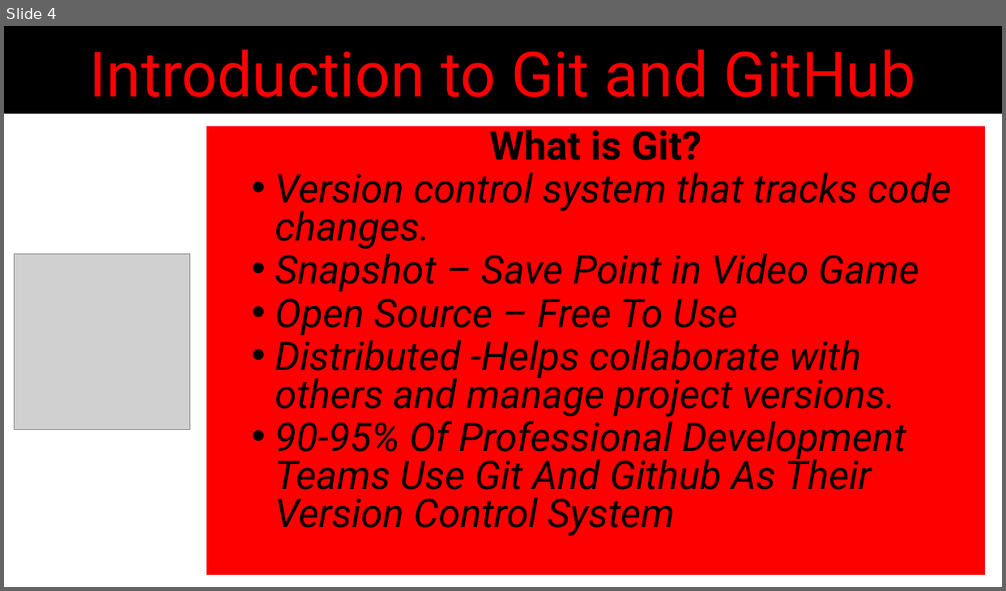
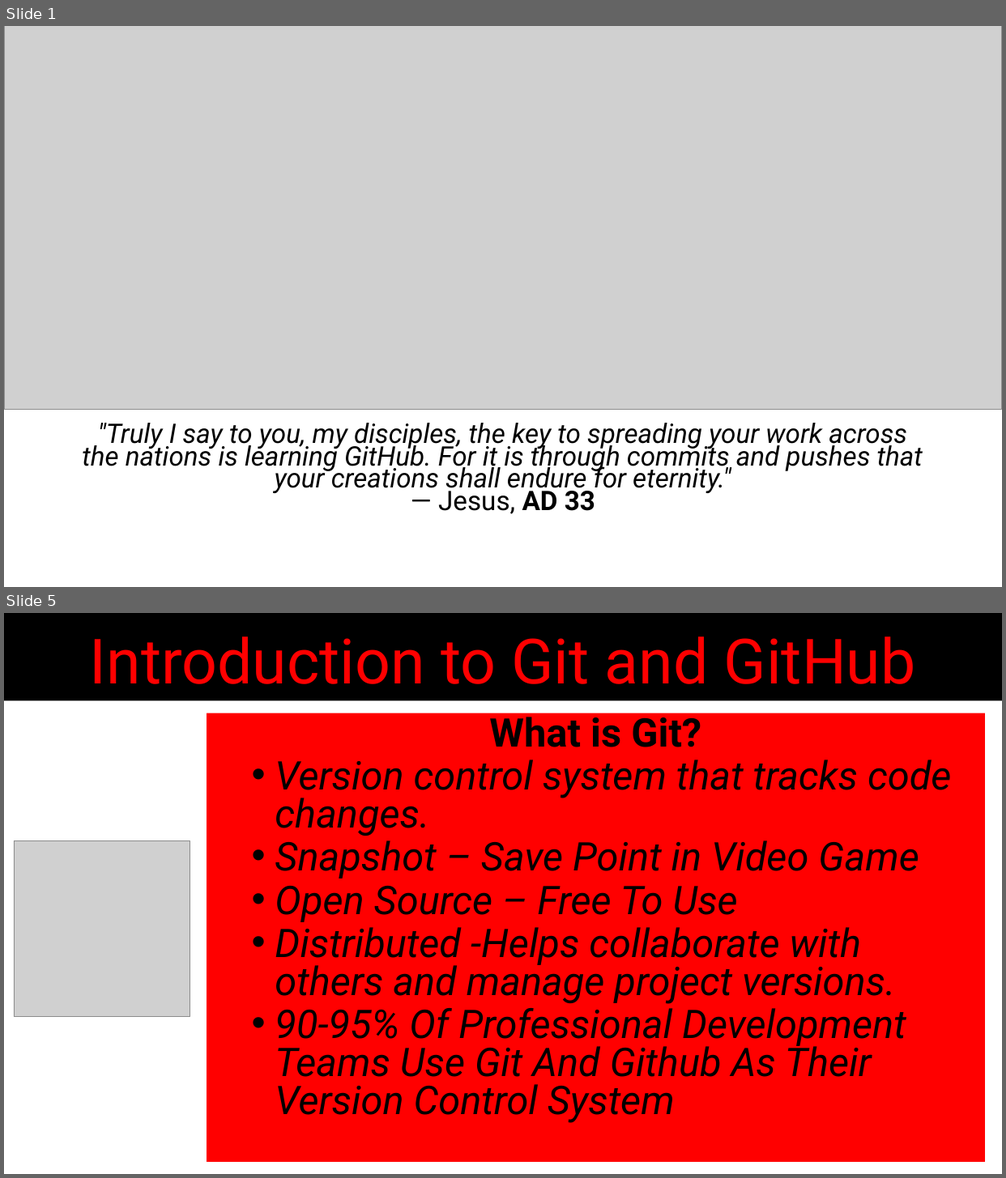
Before and after one commit to JoelAbbott/git-githubPresentation, a slide deck: GitPresentation.pptx. Shown one above the other, each under a label of ours: slide 4 before the commit, slides 1 and 5 after it; the slides between them are not shown. The pictures are 1006x591 and 1006x1178 pixels, drawn with LibreOffice and Linux fonts; fonts in the diff are those of the drawing; grey boxes stand for pictures. Boxes give left, top, right and bottom in pixels: in the first picture for what was removed or moved away, otherwise in the second. Text is boxed around its words. In the diff, an @@ line names an element or a change of style, - is before the commit and + after.

Commit message:
sixth commit (added Jesus)

```diff
--- a/GitPresentation.pptx
+++ b/GitPresentation.pptx
@@ slide 1 added at <box>4,26,1002,587</box>, background #FFFFFF @@
@@ picture added at <box>4,26,1002,409</box> @@
@@ text added at <box>82,423,923,514</box>, 25.9 pt, text #000000, italic @@
+"Truly I say to you, my disciples, the key to spreading your work across the nations is learning GitHub. For it is through commits and pushes that your creations shall endure for eternity."
+— Jesus, AD 33
@@ what was slide 4 is now slide 5 @@
```
